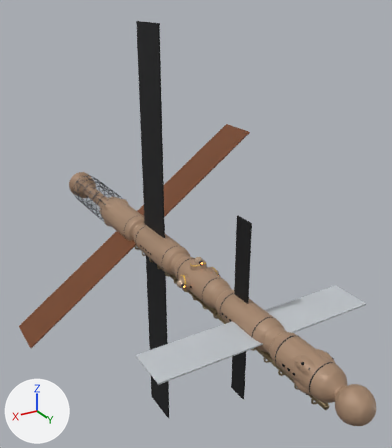
The Blender file art/mars.blend: old version first, new version second.
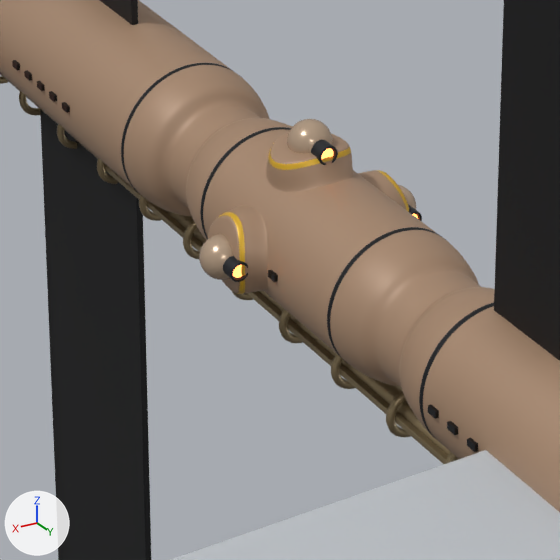
There are two pictures of each version: one whole from a 50 mm lens placed at (57.4, 107.6, 61.2), pointed at (-6.9, 0.4, 7.6), one close up on the part from 35% to 63% of the width and 52% to 76% of the height. Arrows for +X, +Y and +Z are at lower left; the lights stay in place. The first two pictures are the older version.

The older version as bpy lines, for what is in view:
```python
ob_b_barbette0 = bpy.data.objects.new('B_barbette0', me_b_barbette0)
ob_b_barbette0.location = (0.0, 0.0, 0.0)
ob_b_barbette1 = bpy.data.objects.new('B_barbette1', me_b_barbette1)
ob_b_barbette1.location = (0.0, 0.0, 0.0)
ob_b_barbette2 = bpy.data.objects.new('B_barbette2', me_b_barbette2)
ob_b_barbette2.location = (0.0, 0.0, 0.0)
ob_b_dome2 = bpy.data.objects.new('B_dome2', me_b_dome2)
ob_b_dome2.parent = ob_turret2
ob_b_dome2.location = (0.0, 0.0, 0.0)
ob_turret0 = bpy.data.objects.new('Turret0', None)
ob_turret0.location = (4.529, 13.0, 0.0)
ob_turret1 = bpy.data.objects.new('Turret1', None)
ob_turret1.location = (-4.529, 13.0, 0.0)
ob_turret2 = bpy.data.objects.new('Turret2', None)
ob_turret2.location = (0.0, 13.0, 4.529)
# also in view: 'Rad2_dark' at (0.0, 29.9, 11.8); 'Rad5_dark' at (0.0, -9.1, -28.7); 'B_coil_barrel' at (0.0, 12.3, -4.9); 'B_rail.001' at (0.7, 14.3, -4.9); 'Rad0_light' at (13.8, 36.4, 0.0)
```
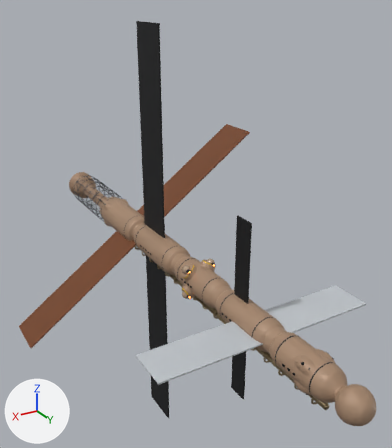
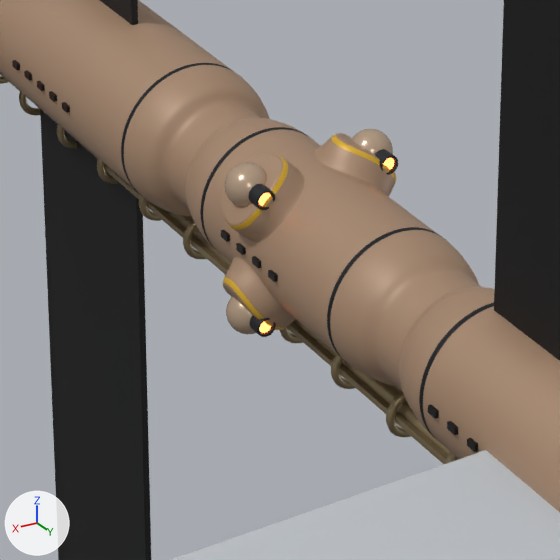
ob_turret0 is not drawn itself; it is the parent of ob_b_dome0, ob_b_emitter0, ob_lens0, ob_muzzle0.
ob_turret1 is not drawn itself; it is the parent of ob_b_dome1, ob_b_emitter1, ob_lens1, ob_muzzle1.
ob_turret2 is not drawn itself; it is the parent of ob_b_dome2, ob_b_emitter2, ob_lens2, ob_muzzle2.

Location of each change, (x1, y1, x2, y2) in pixels of the close-ups (560 x 560 px):
'B_barbette0', turned: before (208, 205, 268, 294); after (222, 154, 305, 242)
'B_barbette2', turned: before (265, 132, 354, 192); after (223, 257, 296, 330)
'B_barbette1', turned: before (358, 170, 409, 212); after (315, 133, 396, 197)
'B_dome0', moved: before (199, 234, 233, 280); after (225, 162, 267, 207)
'B_dome2', moved: before (287, 119, 333, 153); after (226, 297, 256, 334)
'B_dome1', moved (mostly hidden before): before (398, 185, 416, 210); after (352, 129, 393, 155)
'B_emitter0', moved: before (223, 256, 248, 282); after (248, 184, 275, 210)
'B_emitter2', moved: before (311, 140, 338, 165); after (249, 316, 276, 337)
'B_emitter1', moved (mostly hidden before): before (408, 205, 422, 221); after (375, 149, 398, 175)
'Lens0', moved: before (233, 265, 242, 278); after (259, 193, 271, 206)
'Lens2', moved: before (321, 148, 333, 159); after (259, 322, 271, 333)
'Lens1', moved: before (412, 214, 418, 219); after (383, 158, 394, 170)

The edits, one by one:
me_b_barbette0 is used by ob_b_barbette0; location (0.0, 0.0, 0.0).
me_b_barbette0 had 3073 vertices, 3072 faces and spanned x 2.73..4.51, y 10.9..15.1, z -1.95..1.95.
me_b_barbette0 now has 3073 vertices, 3072 faces and spans x 0.55..4.19, y 10.9..15.1, z 0.55..4.19.
me_b_barbette0 part 1: the whole mesh is turned -45 degrees about the y axis through the mesh origin.
me_b_barbette1 is used by ob_b_barbette1; location (0.0, 0.0, 0.0).
me_b_barbette1 had 3073 vertices, 3072 faces and spanned x -4.51..-2.73, y 10.9..15.1, z -1.95..1.95.
me_b_barbette1 now has 3073 vertices, 3072 faces and spans x -4.19..-0.55, y 10.9..15.1, z 0.55..4.19.
me_b_barbette1 part 2: the whole mesh is turned 45 degrees about the y axis through the mesh origin.
me_b_barbette2 is used by ob_b_barbette2; location (0.0, 0.0, 0.0).
me_b_barbette2 had 3073 vertices, 3072 faces and spanned x -1.95..1.95, y 10.9..15.1, z 2.73..4.51.
me_b_barbette2 now has 3073 vertices, 3072 faces and spans x 0.55..4.19, y 10.9..15.1, z -4.19..-0.55.
me_b_barbette2 part 3: the whole mesh is turned 135 degrees about the y axis through the mesh origin.
Object 'Turret0' (ob_turret0) moves from (4.529, 13.0, 0.0) to (3.203, 13.0, 3.203).
Object 'Turret1' (ob_turret1) moves from (-4.529, 13.0, 0.0) to (-3.203, 13.0, 3.203).
Object 'Turret2' (ob_turret2) moves from (0.0, 13.0, 4.529) to (3.203, 13.0, -3.203).
